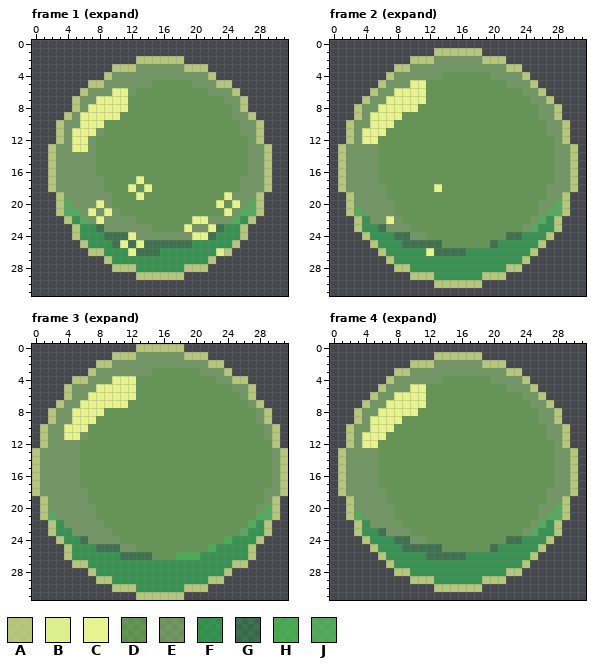
Two states of a pixel-art file, Assets/Art/Grapples/bubble.aseprite. Above is the file before it was changed.
32x32 pixels, 26 frames. Shown: frame 1 (expand), frame 2 (expand), frame 3 (expand), frame 4 (expand). The commit also changed other frames, which this record leaves out.
Palette (. is transparent): A #dbef8dc0  B #dbef8d  C #e7f38f  D #7fdc5a85  E #a1e67c7e  F #30c1549f  G #30c15454  H #50cc56bb  J #5ccf64b7
And afterwards:
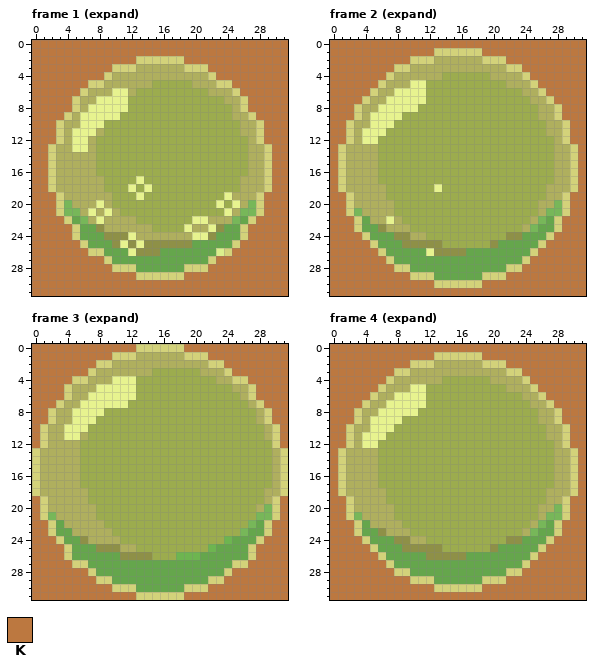
Colours new in this view: K #bc7840
Changes in this commit:
layer "BG" now shown
colour A: #dbef8dc0 -> #d3d27a
colour D: #7fdc5a85 -> #9cac4e
colour E: #a1e67c7e -> #afaf5e
colour F: #30c1549f -> #65a64c
colour G: #30c15454 -> #8e9047
colour H: #50cc56bb -> #6db550
colour J: #5ccf64b7 -> #77b759
Changed rows in their new state; - is a pixel that keeps its letter.
Frame 1 (expand), layer "BG":
first column x 0:
 0 KKKKKKKKKKKKKKKKKKKKKKKKKKKKKKKK
 1 KKKKKKKKKKKKKKKKKKKKKKKKKKKKKKKK
 2 KKKKKKKKKKKKK------KKKKKKKKKKKKK
 3 KKKKKKKKKK------------KKKKKKKKKK
 4 KKKKKKKKK--------------KKKKKKKKK
 5 KKKKKKK------------------KKKKKKK
 6 KKKKKK--------------------KKKKKK
 7 KKKKK----------------------KKKKK
 8 KKKKK----------------------KKKKK
 9 KKKK------------------------KKKK
10 KKK--------------------------KKK
11 KKK--------------------------KKK
12 KKK--------------------------KKK
13 KK----------------------------KK
14 KK----------------------------KK
15 KK----------------------------KK
16 KK----------------------------KK
17 KK----------------------------KK
18 KK----------------------------KK
19 KKK--------------------------KKK
20 KKK--------------------------KKK
21 KKK--------------------------KKK
22 KKKK------------------------KKKK
23 KKKKK----------------------KKKKK
24 KKKKK----------------------KKKKK
25 KKKKKK--------------------KKKKKK
26 KKKKKKK------------------KKKKKKK
27 KKKKKKKKK--------------KKKKKKKKK
28 KKKKKKKKKK------------KKKKKKKKKK
29 KKKKKKKKKKKKK------KKKKKKKKKKKKK
30 KKKKKKKKKKKKKKKKKKKKKKKKKKKKKKKK
31 KKKKKKKKKKKKKKKKKKKKKKKKKKKKKKKK
Frame 2 (expand), layer "BG":
first column x 0:
 0 KKKKKKKKKKKKKKKKKKKKKKKKKKKKKKKK
 1 KKKKKKKKKKKKK------KKKKKKKKKKKKK
 2 KKKKKKKKKK------------KKKKKKKKKK
 3 KKKKKKKK----------------KKKKKKKK
 4 KKKKKKK------------------KKKKKKK
 5 KKKKKK--------------------KKKKKK
 6 KKKKK----------------------KKKKK
 7 KKKK------------------------KKKK
 8 KKK--------------------------KKK
 9 KKK--------------------------KKK
10 KK----------------------------KK
11 KK----------------------------KK
12 KK----------------------------KK
13 K------------------------------K
14 K------------------------------K
15 K------------------------------K
16 K------------------------------K
17 K------------------------------K
18 K------------------------------K
19 KK----------------------------KK
20 KK----------------------------KK
21 KK----------------------------KK
22 KKK--------------------------KKK
23 KKK--------------------------KKK
24 KKKK------------------------KKKK
25 KKKKK----------------------KKKKK
26 KKKKKK--------------------KKKKKK
27 KKKKKKK------------------KKKKKKK
28 KKKKKKKK----------------KKKKKKKK
29 KKKKKKKKKK------------KKKKKKKKKK
30 KKKKKKKKKKKKK------KKKKKKKKKKKKK
31 KKKKKKKKKKKKKKKKKKKKKKKKKKKKKKKK
Frame 3 (expand), layer "BG":
first column x 0:
 0 KKKKKKKKKKKKK------KKKKKKKKKKKKK
 1 KKKKKKKKKK------------KKKKKKKKKK
 2 KKKKKKKK----------------KKKKKKKK
 3 KKKKKKK------------------KKKKKKK
 4 KKKKK----------------------KKKKK
 5 KKKK------------------------KKKK
 6 KKKK------------------------KKKK
 7 KKK--------------------------KKK
 8 KK----------------------------KK
 9 KK----------------------------KK
10 K------------------------------K
11 K------------------------------K
12 K------------------------------K
first column x 0:
19 K------------------------------K
20 K------------------------------K
21 K------------------------------K
22 KK----------------------------KK
23 KK----------------------------KK
24 KKK--------------------------KKK
25 KKKK------------------------KKKK
26 KKKK------------------------KKKK
27 KKKKK----------------------KKKKK
28 KKKKKKK------------------KKKKKKK
29 KKKKKKKK----------------KKKKKKKK
30 KKKKKKKKKK------------KKKKKKKKKK
31 KKKKKKKKKKKKK------KKKKKKKKKKKKK
Frame 4 (expand), layer "BG": the same change as frame 2 (expand)
